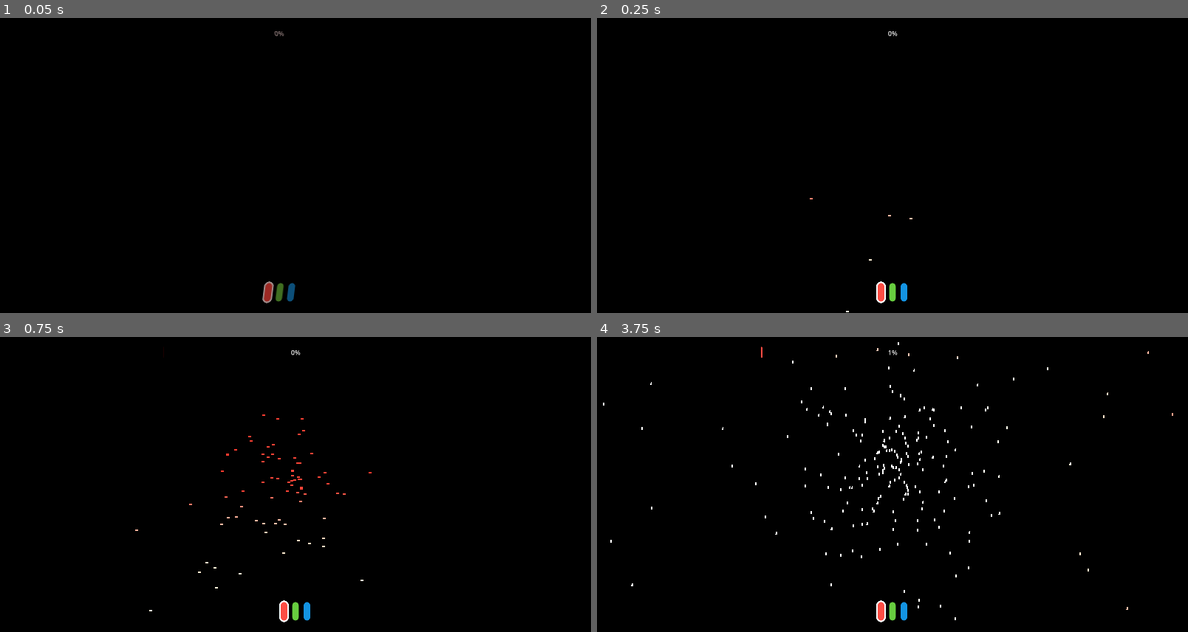
Above: before the commit, frames 1-4 (two rows, left to right).
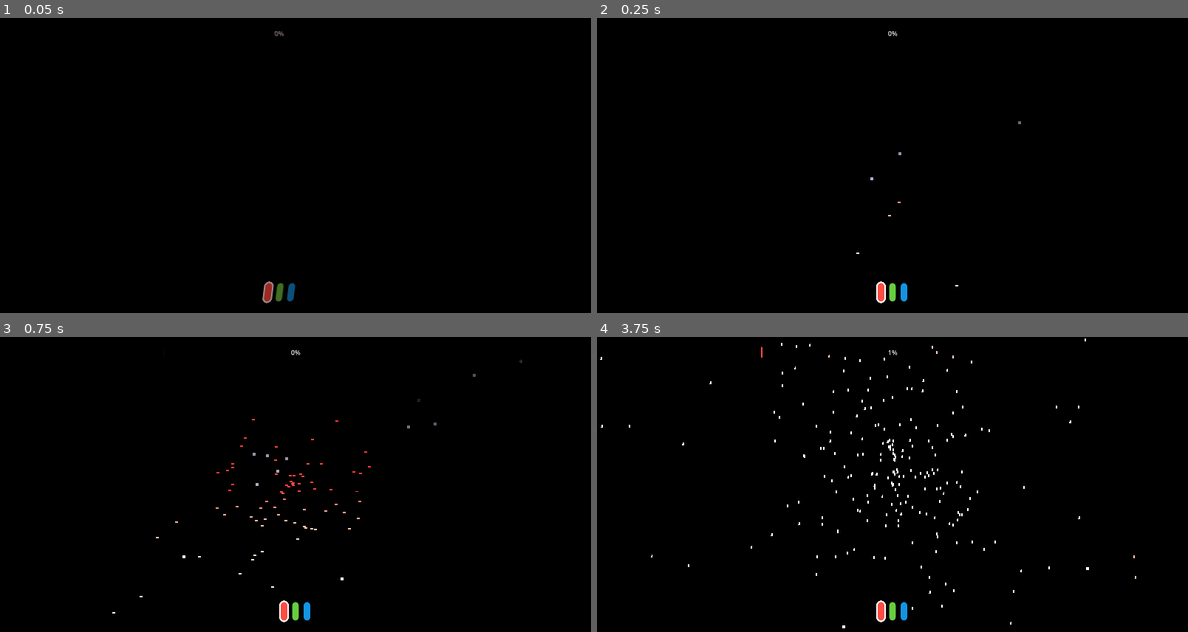
Above: after the commit, the same moments.

Repository: excessive/ludum-dare-59
Game: Godot game, scene res://main.tscn
Two runs of this game, one before a commit and one after it. Both use one fixed random seed, a clock stepped at 60 frames per second and the inputs below.
Inputs (mouse positions are in pixels of both pictures, inside the frame that each line leads up to):
- Up to frame 1 (0.05 s): no input
- Up to frame 2 (0.25 s): no input
- Up to frame 3 (0.75 s): tap Enter at 0.5 s; hold D (move_right) from 0.53 s (still down); tap K (look_down) at 0.6 s; click (295, 484) at 0.67 s
- Up to frame 4 (3.75 s): tap Space (jump) at 0.77, 1.52, 3.02 s; move the mouse to (862, 484) at 1.27 s; release D (move_right) at 1.28 s; hold W (move_forward) from 1.28 s (still down); tap J (look_left) at 1.35 s; move the mouse to (904, 478) at 2.02 s; tap L (look_right) at 2.1 s; move the mouse to (886, 490) at 2.77 s; tap I (look_up) at 2.85 s; click (886, 490) at 2.92 s; move the mouse to (933, 487) at 3.52 s; press the mouse at (933, 487) at 3.53 s

Frame 1 is identical in both runs. In frame 2, less than 0.1% of the frame differs, in the area x 36-72%, y 35-100%; in frame 3, 0.4%; in frame 4, 1.0%, in the area x 0-98%, y 0-99%.

Commit message:
fix trigger masks, add vague hazy stuff

Diff:
--- a/main.tscn
+++ b/main.tscn
@@ -9,6 +9,7 @@
 [ext_resource type="Resource" uid="uid://dvfglbdfr7fn2" path="res://tools/lidar_green.tres" id="6_efxa6"]
 [ext_resource type="Resource" uid="uid://eltofybuxpyy" path="res://tools/lidar_blue.tres" id="7_dg77c"]
 [ext_resource type="Resource" uid="uid://cs1w3i27o4b6k" path="res://tools/lidar_white.tres" id="8_4c57u"]
+[ext_resource type="Resource" uid="uid://bywtlnxkfu5gq" path="res://tools/lidar_fog.tres" id="9_efxa6"]
 [ext_resource type="Shader" uid="uid://bv303twpcdqu2" path="res://camera.gdshader" id="9_kek77"]
 
 [sub_resource type="GDScript" id="GDScript_gy4lr"]
@@ -200,7 +201,7 @@
 collision_mask = 0
 script = ExtResource("3_5vw27")
 channels = Array[ExtResource("4_kek77")]([ExtResource("5_4c57u"), ExtResource("6_efxa6"), ExtResource("7_dg77c")])
-alert_channels = Array[ExtResource("4_kek77")]([ExtResource("8_4c57u")])
+alert_channels = Array[ExtResource("4_kek77")]([ExtResource("8_4c57u"), ExtResource("9_efxa6")])
 sensor = NodePath("../../sensor")
 player = NodePath("../..")
 metadata/_custom_type_script = "uid://bdddwpodg4mor"
@@ -316,6 +317,7 @@
 [node name="WinTrigger" type="Area3D" parent="." unique_id=553597636 groups=["win_trigger"]]
 transform = Transform3D(1, 0, 0, 0, 1, 0, 0, 0, 1, -10.925837, 6.8334355, 7.7454395)
 collision_layer = 4
+collision_mask = 4
 monitoring = false
 
 [node name="CollisionShape3D" type="CollisionShape3D" parent="WinTrigger" unique_id=967954168]
@@ -329,6 +331,7 @@
 [node name="LoseTrigger" type="Area3D" parent="." unique_id=1221873663 groups=["lose_trigger"]]
 transform = Transform3D(1, 0, 0, 0, 1, 0, 0, 0, 1, -6.422677, 6.8334355, 12.660671)
 collision_layer = 2
+collision_mask = 2
 monitoring = false
 
 [node name="CollisionShape3D" type="CollisionShape3D" parent="LoseTrigger" unique_id=1348755707]
--- a/player.gd
+++ b/player.gd
@@ -4,17 +4,28 @@
 const JUMP_VELOCITY = 4.5
 
 @onready var sensor := $sensor as Area3D
+var current_channel: LidarChannel
 
 func _ready() -> void:
 	sensor.area_entered.connect(_on_area_entered)
 
 func _on_area_entered(area: Area3D):
+	if not current_channel:
+		return
+
+	if (area.collision_layer & current_channel.collision_mask) == 0:
+		return
+
 	if area.is_in_group(&"lose_trigger"):
 		print("you died")
 		get_tree().call_deferred(&"reload_current_scene")
 	if area.is_in_group(&"win_trigger"):
 		print("you won but i have no win scene so do it again")
 		get_tree().call_deferred(&"reload_current_scene")
+
+func _on_lidar_channel_updated(channel: LidarChannel) -> void:
+	collision_mask = channel.collision_mask
+	current_channel = channel
 
 func _physics_process(delta: float) -> void:
 	if not is_on_floor():
@@ -37,6 +48,3 @@
 		velocity.z = move_toward(velocity.z, 0, walk_speed)
 
 	move_and_slide()
-
-func _on_lidar_channel_updated(channel: LidarChannel) -> void:
-	collision_mask = channel.collision_mask
--- a/tools/lidar.gd
+++ b/tools/lidar.gd
@@ -90,10 +90,14 @@
 	var lidar_ray_count := lidar_ray_count_passive
 	var lidar_spread := lidar_spread_passive
 	var lidar_range := lidar_range_passive
-	if active:
+	if active and not channel.haze:
 		lidar_ray_count = lidar_ray_count_active
 		lidar_spread = lidar_spread_active
 		lidar_range = lidar_range_active
+	elif channel.haze:
+		lidar_ray_count = randi_range(0, lidar_ray_count)
+		lidar_spread = PI
+		lidar_range *= 4
 
 	for i in lidar_ray_count:
 		var r1 := randf_range(-lidar_spread/2, lidar_spread/2)
@@ -103,7 +107,13 @@
 		var ray := PhysicsRayQueryParameters3D.create(from, to, channel.visibility_mask, exclusions)
 		var hit := dss.intersect_ray(ray)
 		if hit:
-			_record(channel, hit["position"])
+			var recpos: Vector3 = hit["position"]
+			if channel.haze:
+				recpos = from.lerp(recpos, 0.75).lerp(recpos, randf())
+			_record(channel, recpos)
+		elif channel.haze:
+			var recpos := from.lerp(to, 0.25).lerp(to, randf())
+			_record(channel, recpos)
 
 func _check_channel_blocks():
 	if not sensor:
--- a/tools/lidar_channel.gd
+++ b/tools/lidar_channel.gd
@@ -4,9 +4,11 @@
 @export_flags_3d_physics var collision_mask := 0
 @export_flags_3d_physics var visibility_mask := 0
 @export_color_no_alpha var color := Color.WHITE
+@export var haze := false
 var blocked := false
 
-func _init(_colmask: int = 0, _vismask: int = 0, _color := Color.WHITE):
+func _init(_colmask: int = 0, _vismask: int = 0, _color := Color.WHITE, _haze := false):
 	collision_mask = _colmask
 	visibility_mask = _vismask
 	color = _color
+	haze = _haze
--- /dev/null
+++ b/tools/lidar_fog.tres
@@ -0,0 +1,11 @@
+[gd_resource type="Resource" script_class="LidarChannel" format=3 uid="uid://bywtlnxkfu5gq"]
+
+[ext_resource type="Script" uid="uid://ui4apks0wqds" path="res://tools/lidar_channel.gd" id="1_6ur5e"]
+
+[resource]
+script = ExtResource("1_6ur5e")
+collision_mask = 513
+visibility_mask = 513
+color = Color(0.52388346, 0.4894303, 0.56446594, 1)
+haze = true
+metadata/_custom_type_script = "uid://ui4apks0wqds"
--- a/tools/lidar_mesh.gd
+++ b/tools/lidar_mesh.gd
@@ -17,6 +17,8 @@
 	scanmesh.clear_surfaces()
 
 func set_channel(channel: LidarChannel):
+	if channel.haze:
+		set_limit(32)
 	layers = channel.visibility_mask
 	material.albedo_color = Color.BLACK
 	material.emission = channel.color
